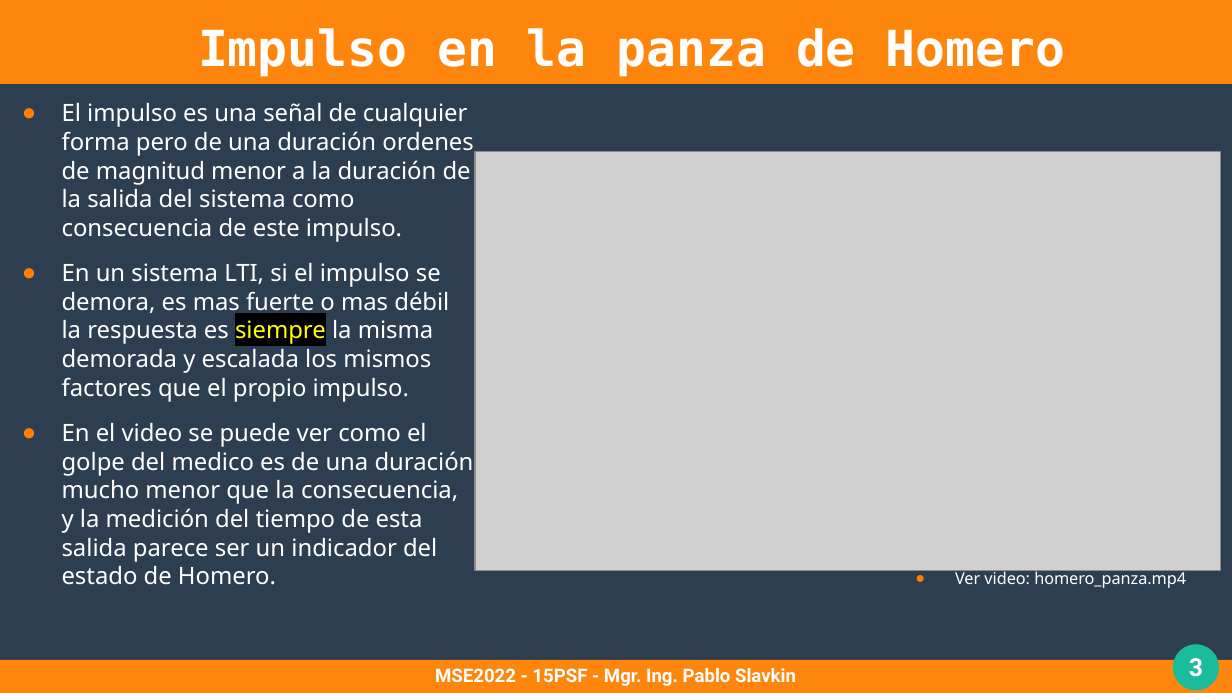
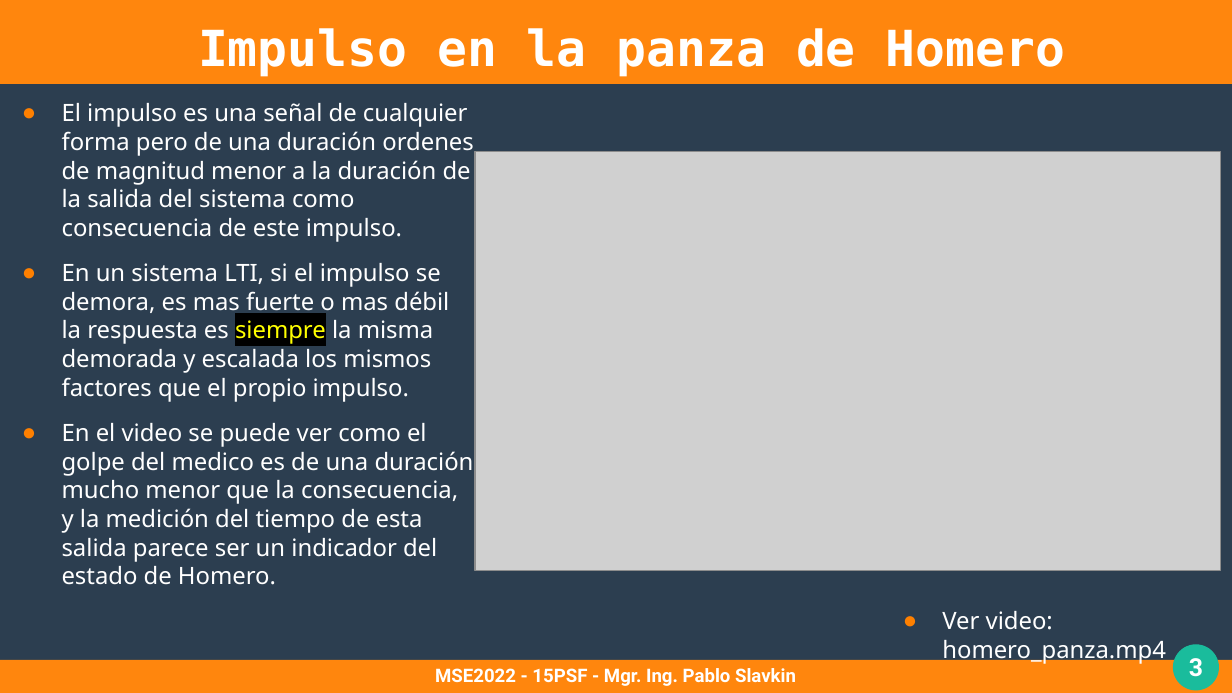
Before and after one commit to pslavkin/psf_2022, a slide deck: slide 3 of clases/5_clase/5_clase.odp. Drawn at 1232x693 pixels with LibreOffice and Linux fonts; fonts in the diff are those of the drawing; grey boxes stand for pictures. Boxes give left, top, right and bottom in pixels: in the first picture for what was removed or moved away, otherwise in the second. Text is boxed around its words. In the diff, an @@ line names an element or a change of style, - is before the commit and + after.

```diff
--- a/clases/5_clase/5_clase.odp
+++ b/clases/5_clase/5_clase.odp
@@ text "Ver video: homero_panza.mp4": place and size @@
-text "Ver video: homero_panza.mp4" at (955, 569, 1186, 588)
+text "Ver video: homero_panza.mp4" at (942, 611, 1166, 665)
@@ text "Ver video: homero_panza.mp4" at (942, 611, 1166, 665): size 10.4 to 15.4 pt @@
```
Also in this commit, not shown: 8 other slides changed, 2 slides added, 1 slide removed, 15 other files.
